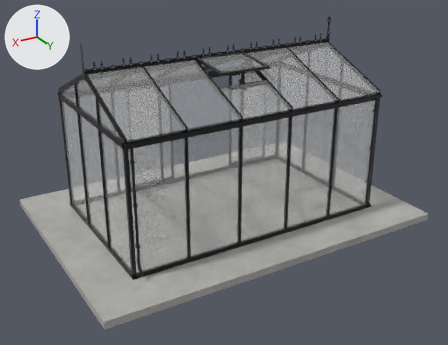
Two versions of the glTF model models/scandiglas/sg-rect-7-9-12-7-decor.glb, one commit apart.
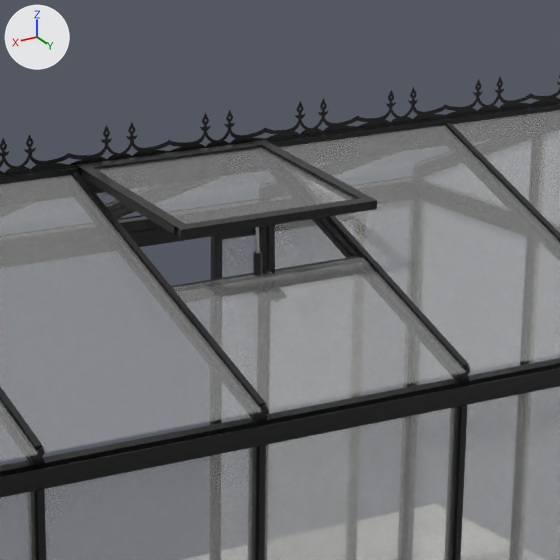
Each version appears first whole from a camera (50 mm lens) standing at (4.33, 9.19, 4.23) and looking at (0.07, 2.09, 0.68), and next in a close-up on the part from 40% to 70% of the width and 5% to 45% of the height. The axes (+X, +Y, +Z) are drawn at upper left. The lights are the same throughout. The older version's two pictures come first. Vertices at exactly the same position are counted once.

In view in the first close-up: 'scandiglas-rect-7-9-12-7-decor'.
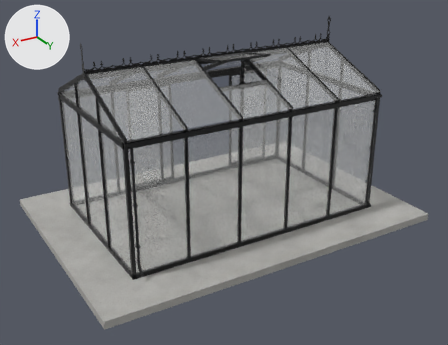
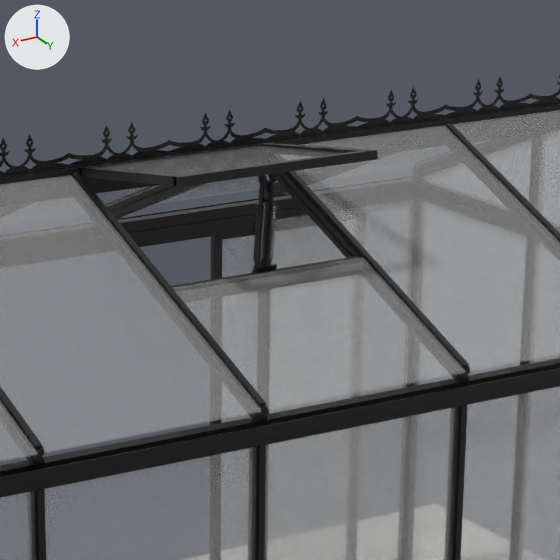
Diff of the bpy script that builds the scene:
```diff
--- a/models/scandiglas/sg-rect-7-9-12-7-decor.glb.py
+++ b/models/scandiglas/sg-rect-7-9-12-7-decor.glb.py
@@ me_scandiglas @@
-me_scandiglas.from_pydata(...)  # 18385 vertices, 35745 faces; spans x -2.56..2.56, y 0.0..3.64, z -0.1..2.71
+me_scandiglas.from_pydata(...)  # 26180 vertices, 51366 faces; spans x -2.56..2.56, y 0.0..3.64, z -0.1..2.71
+# me_scandiglas part 1: the loose piece of 131 vertices spanning x 0.03..0.05, y 2.44..2.48, z 2.0..2.22 is turned -9.2 degrees about the x axis through its middle and scaled by 1.32, then moved by (-0.04, -0.05, 0.13)
+# me_scandiglas part 2: the loose piece of 48 vertices spanning x -0.37..0.37, y 2.49..2.53, z 2.25..2.28 is moved by (0.0, 0.0, 0.16)
+# me_scandiglas part 3: the loose piece of 48 vertices spanning x -0.37..-0.33, y 1.86..2.51, z 2.25..2.34 is copied, and the copy is turned 14.5 degrees about the x axis through its middle and scaled by 0.992, then moved by (0.0, 0.0, 0.08); it spans x -0.37..-0.33, y 1.86..2.5, z 2.31..2.44
+# me_scandiglas part 4: the loose piece of 48 vertices spanning x 0.33..0.37, y 1.86..2.51, z 2.25..2.34 is copied, and the copy is turned 14.5 degrees about the x axis through its middle and scaled by 0.992, then moved by (0.0, 0.0, 0.08); it spans x 0.33..0.37, y 1.86..2.5, z 2.31..2.44
+# me_scandiglas part 5: the loose piece of 24 vertices spanning x -0.05..0.05, y 2.44..2.5, z 1.99..2.01 is scaled about its middle by (0.889, -0.546, 3.11), then moved by (0.0, -0.04, 0.05)
+# me_scandiglas part 6: the loose piece of 24 vertices spanning x -0.33..0.33, y 1.88..2.49, z 2.26..2.33 is multiplied about its middle by the matrix ((0.0, -0.005, -0.047), (0.047, 0.006, -0.001), (0.006, -0.046, 0.005)), then moved by (-0.02, 0.26, 0.08), in mat_powder
+# me_scandiglas part 7: the loose piece of 24 vertices spanning x 0.01..0.02, y 2.43..2.47, z 2.22..2.25 is copied, and the copy is moved by (0.0, -0.01, 0.14); it spans x 0.02, y 2.42..2.46, z 2.36..2.39
+# me_scandiglas part 8: the loose piece of 24 vertices spanning x -0.02..-0.01, y 2.44..2.47, z 1.97..2.22 is turned -9.2 degrees about the x axis through its middle and scaled by 1.24, then moved by (0.0, -0.03, 0.12)
+# me_scandiglas part 9: the loose piece of 24 vertices spanning x 0.01..0.02, y 2.44..2.47, z 1.97..2.22 is turned -9.2 degrees about the x axis through its middle and scaled by 1.24, then moved by (0.0, -0.03, 0.12)
+# me_scandiglas part 10: the loose piece of 24 vertices spanning x -0.02..-0.01, y 2.44..2.47, z 1.97..2.22 is copied, and the copy is turned -9.2 degrees about the x axis through its middle and scaled by 1.04, then moved by (0.02, 0.0, 0.12); it spans x 0.0, y 2.43..2.48, z 2.09..2.35
+# me_scandiglas part 11: the loose piece of 24 vertices spanning x 0.02..0.03, y 2.45..2.49, z 1.97..2.0 is copied, and the copy is turned 16.1 degrees about the x axis through its middle and scaled by 1.23, then moved by (-0.02, -0.04, 0.1); it spans x 0.0, y 2.41..2.45, z 2.07..2.11
+# me_scandiglas part 12: the loose piece of 24 vertices spanning x 0.01..0.02, y 2.43..2.47, z 2.22..2.25 is copied, and the copy is moved by (-0.02, 0.01, 0.11); it spans x 0.0, y 2.44..2.47, z 2.33..2.37
+# me_scandiglas part 13: the loose piece of 50 vertices spanning x 0.02..0.04, y 2.47..2.48, z 2.0..2.01 is copied, and the copy is multiplied about its middle by the matrix ((0.5, 0.0, 0.0), (0.0, 1.18, 1.581), (0.0, 6.703, 16.606)), then moved by (-0.03, 0.0, 0.2); it spans x 0.0, y 2.47..2.49, z 2.12..2.3
+# me_scandiglas part 14: 38 vertices moved within x -0.39..1.55, y 1.82..2.47, z 2.24..2.38; 156 vertices removed from x -0.37..0.37, y 1.84..2.51, z 2.22..2.35; 7437 vertices added at x -0.37..0.37, y 1.84..2.5, z 2.11..2.42
+# other edits to the shape of me_scandiglas do not show in these pictures
 me_scandiglas.materials.append(mat_concrete)
```

Boxes [x1, y1, x2, y2] around the edits, measured in the close-ups (560 x 560 px; the box of a moved part takes in the faces that stretch with it):
part 1 of me_scandiglas, moved or reshaped: before [253, 227, 263, 276]; after [253, 203, 265, 261]
part 2 of me_scandiglas, moved or reshaped: before [174, 197, 377, 239]; after [173, 149, 378, 187]
part 3 of me_scandiglas, added: after [262, 143, 369, 153]
part 4 of me_scandiglas, added: after [79, 166, 180, 186]
part 5 of me_scandiglas, moved or reshaped (not visible before): after [254, 264, 277, 273]
part 6 of me_scandiglas, moved or reshaped: before [97, 148, 354, 224]; after [269, 174, 276, 182]
part 7 of me_scandiglas, added: after [258, 175, 266, 183]
part 8 of me_scandiglas, moved or reshaped: before [269, 225, 275, 273]; after [264, 179, 274, 258]
part 9 of me_scandiglas, moved or reshaped: before [261, 227, 267, 274]; after [254, 183, 265, 267]
part 10 of me_scandiglas, added: after [265, 189, 274, 267]
part 11 of me_scandiglas, added: after [261, 257, 267, 271]
part 12 of me_scandiglas, added: after [266, 181, 273, 195]
part 13 of me_scandiglas, added: after [270, 206, 275, 259]
part 14 of me_scandiglas, reshaped: before [65, 140, 370, 237]; after [76, 138, 340, 260]
